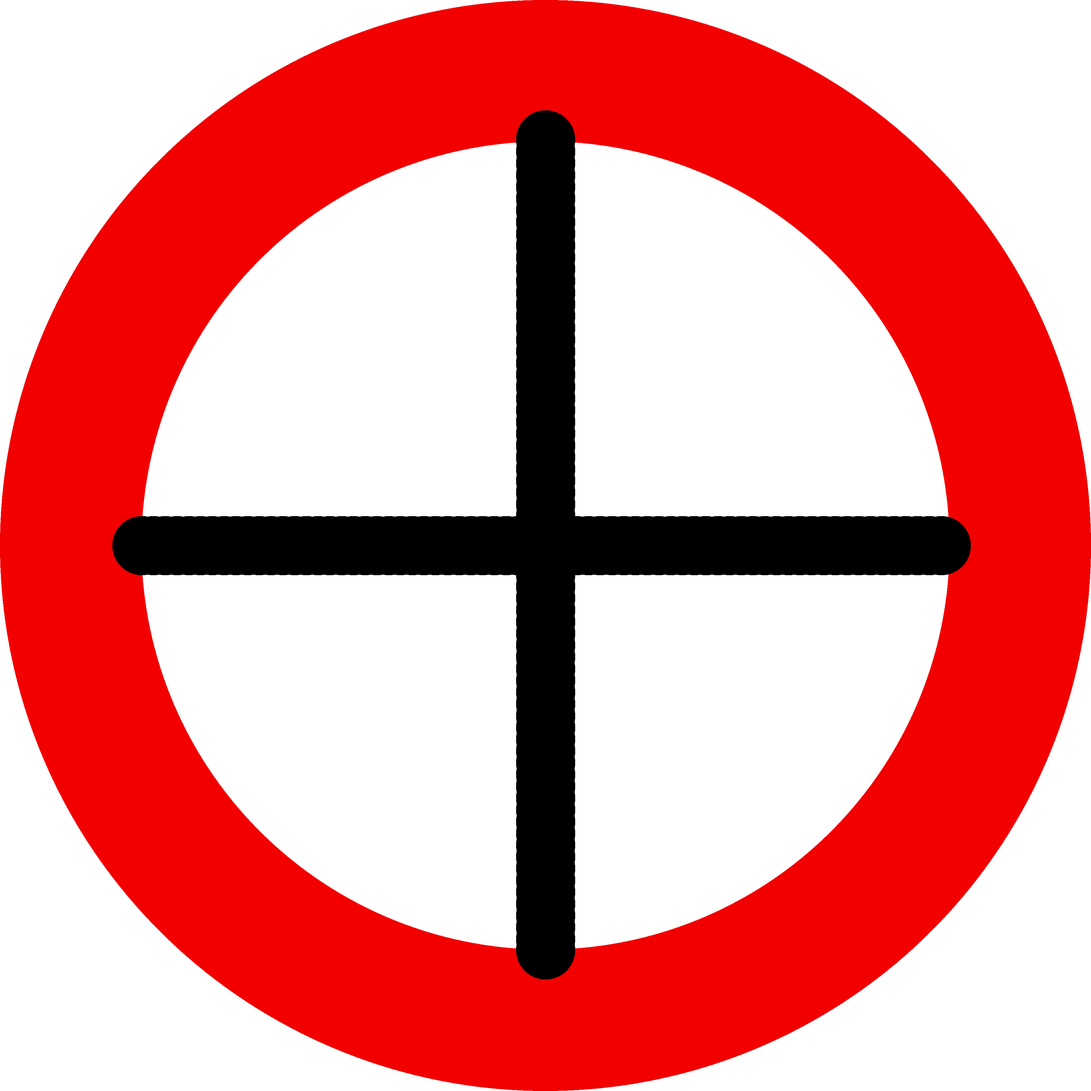
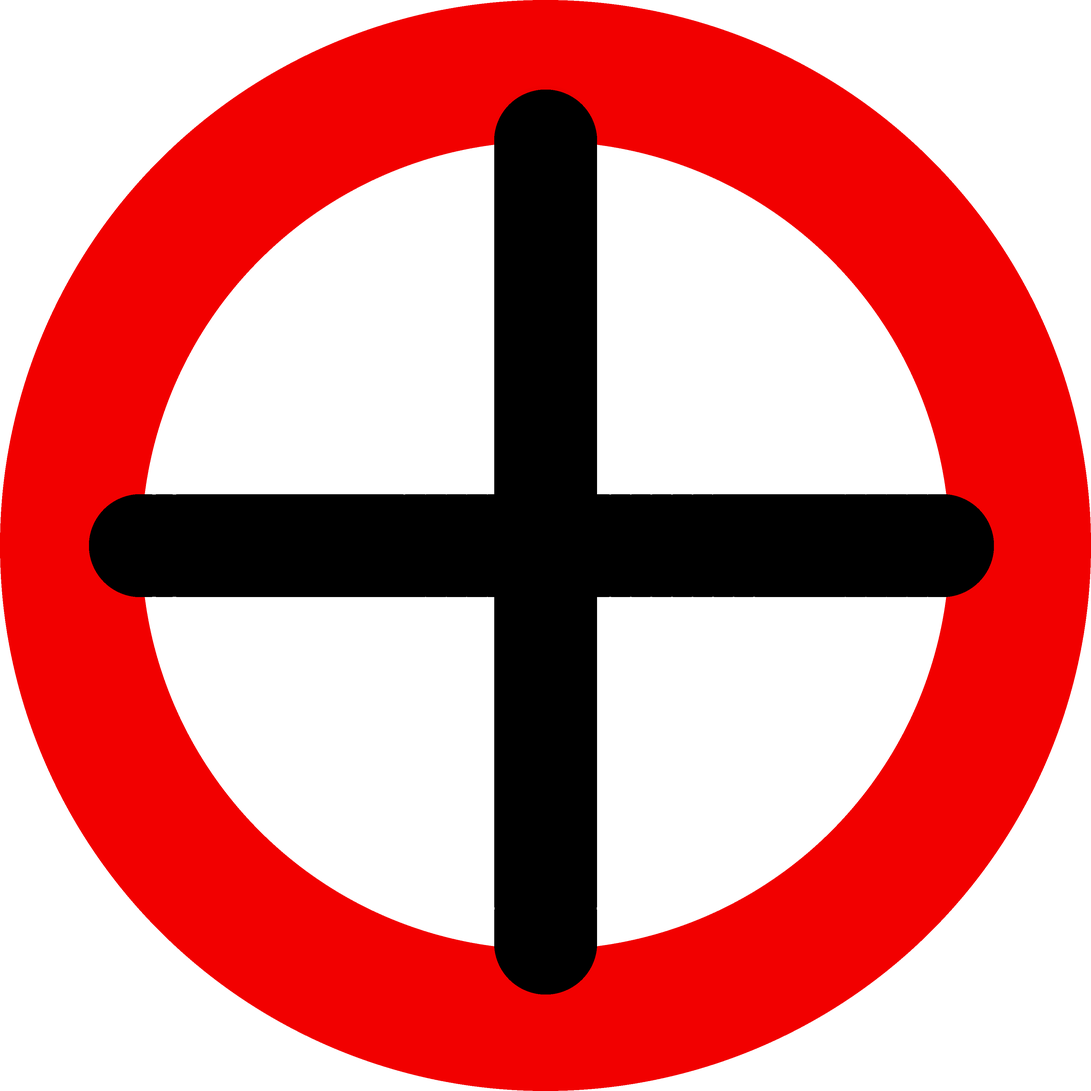
Layer changes from the first 1091×1091 image to the second:
painted on "-" over left=89, top=85, right=995, bottom=995
